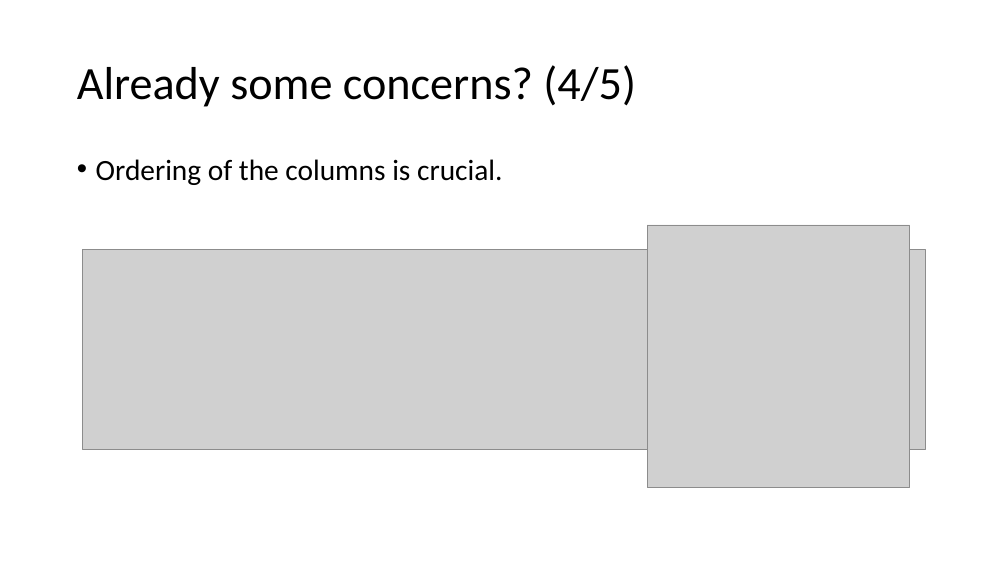
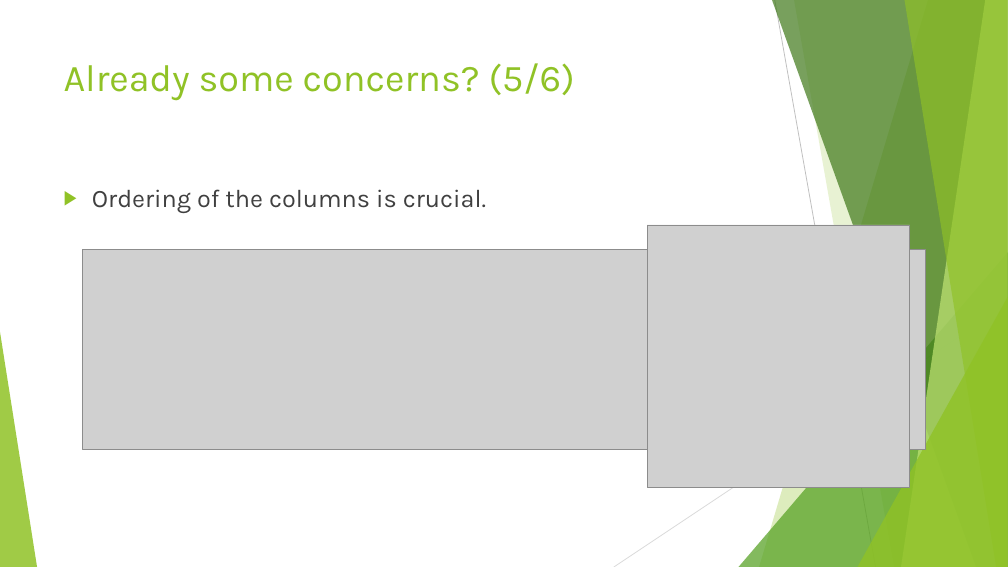
Before and after one commit to jbfoushee/MyPresentations, a slide deck: slide 18 of Datatables_and_Dataframes_to_SQL_Procs/User-defined Table Types.pptx. Drawn at 1008x567 pixels with LibreOffice and Linux fonts; fonts in the diff are those of the drawing; grey boxes stand for pictures. Boxes give left, top, right and bottom in pixels: in the first picture for what was removed or moved away, otherwise in the second. Text is boxed around its words. In the diff, an @@ line names an element or a change of style, - is before the commit and + after.

```diff
--- a/Datatables_and_Dataframes_to_SQL_Procs/User-defined Table Types.pptx
+++ b/Datatables_and_Dataframes_to_SQL_Procs/User-defined Table Types.pptx
@@ title "Already some concerns? (5/6)" at <box>64,63,575,101</box>: vertical alignment middle to top @@
@@ title at <box>64,63,575,101</box>: text changed; size 44 to 36 pt; font Calibri to Karla; text colour #000000 to #90C226 @@
-Already some concerns? (4/5)
+Already some concerns? (5/6)
@@ text "Ordering of the columns is ...": place and size @@
-text "Ordering of the columns is ..." at <box>96,159,502,185</box>
+text "Ordering of the columns is ..." at <box>92,189,486,213</box>
@@ text "Ordering of the columns is ..." at <box>92,189,486,213</box>: size 28 to 24 pt, font Calibri to Karla, text colour #000000 to #404040; bullet • to ▶; line spacing 0.9 to 1 @@
@@ group added at <box>0,0,1008,567</box>: 5 freeform shapes, 3 triangles, 2 lines @@
```
Also in this commit, not shown: 17 other slides changed, 1 slide added, 1 slide removed.
